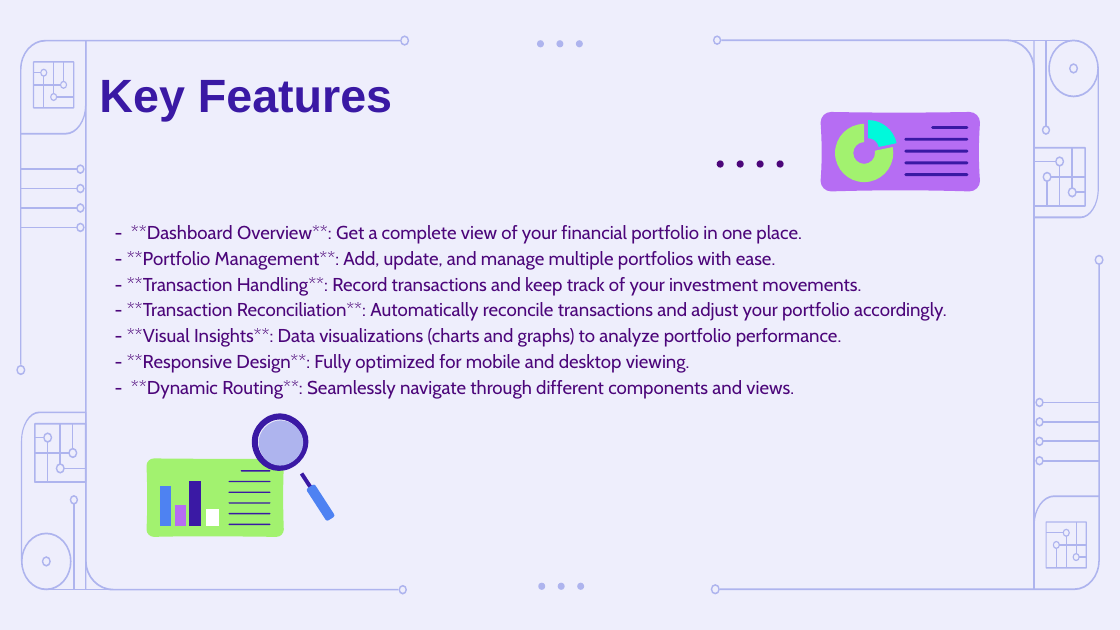
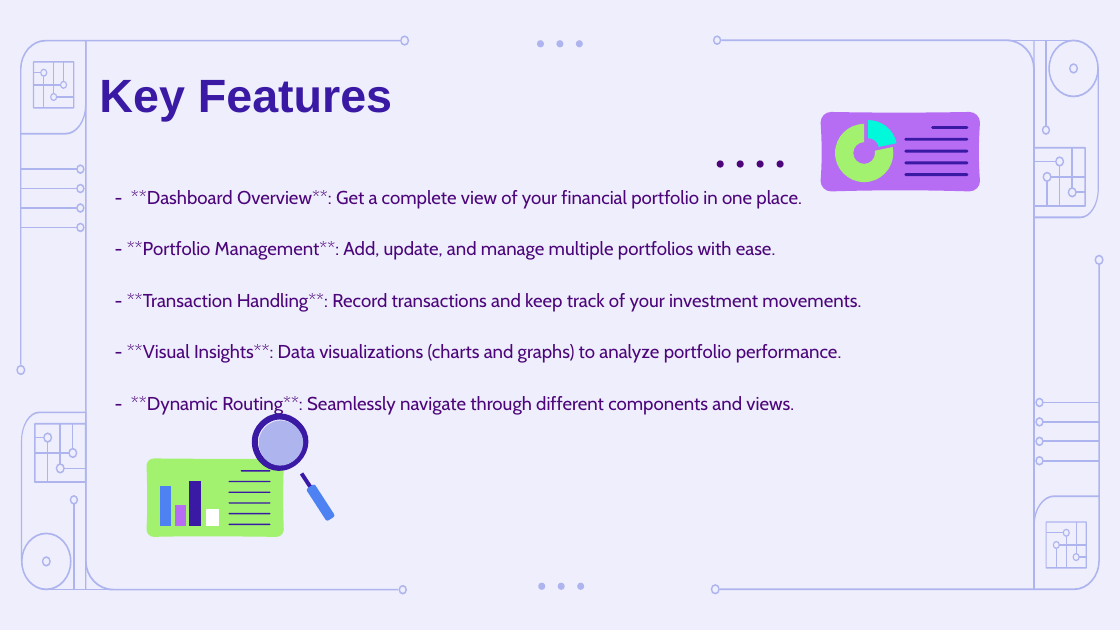
Before and after one commit to MoroboshiDann/portfolio-management-team2, a slide deck: slide 6 of Artificial Intelligence in Finance Pitch Deck by Slidesgo.odp. Drawn at 1120x630 pixels with LibreOffice and Linux fonts; fonts in the diff are those of the drawing. Boxes give left, top, right and bottom in pixels: in the first picture for what was removed or moved away, otherwise in the second. Text is boxed around its words. In the diff, an @@ line names an element or a change of style, - is before the commit and + after.

Commit message:
ppt

```diff
--- a/Artificial Intelligence in Finance Pitch Deck by Slidesgo.odp
+++ b/Artificial Intelligence in Finance Pitch Deck by Slidesgo.odp
@@ subtitle "- ️ **Dashboard Overview**: Get ...": place and size @@
-subtitle "- ️ **Dashboard Overview**: Get ..." at (127, 225, 947, 399)
+subtitle "- ️ **Dashboard Overview**: Get ..." at (127, 190, 861, 415)
@@ subtitle at (127, 302, 947, 321): paragraph removed @@
-- **Transaction Reconciliation**: Automatically reconcile transactions and adjust your portfolio accordingly.
@@ subtitle at (127, 354, 690, 373): paragraph removed @@
-- **Responsive Design**: Fully optimized for mobile and desktop viewing.
```
Also in this commit, not shown: 2 other files.
